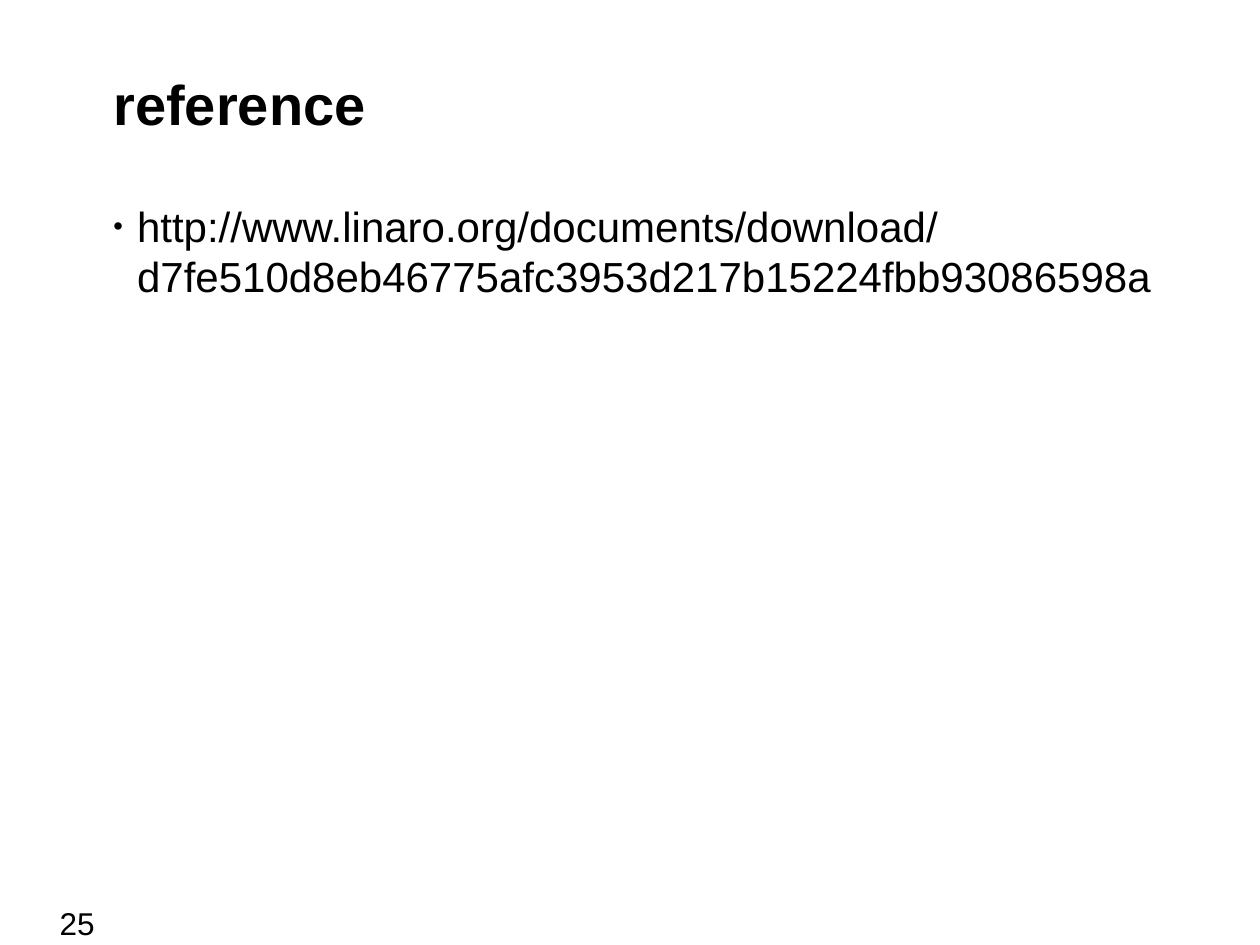
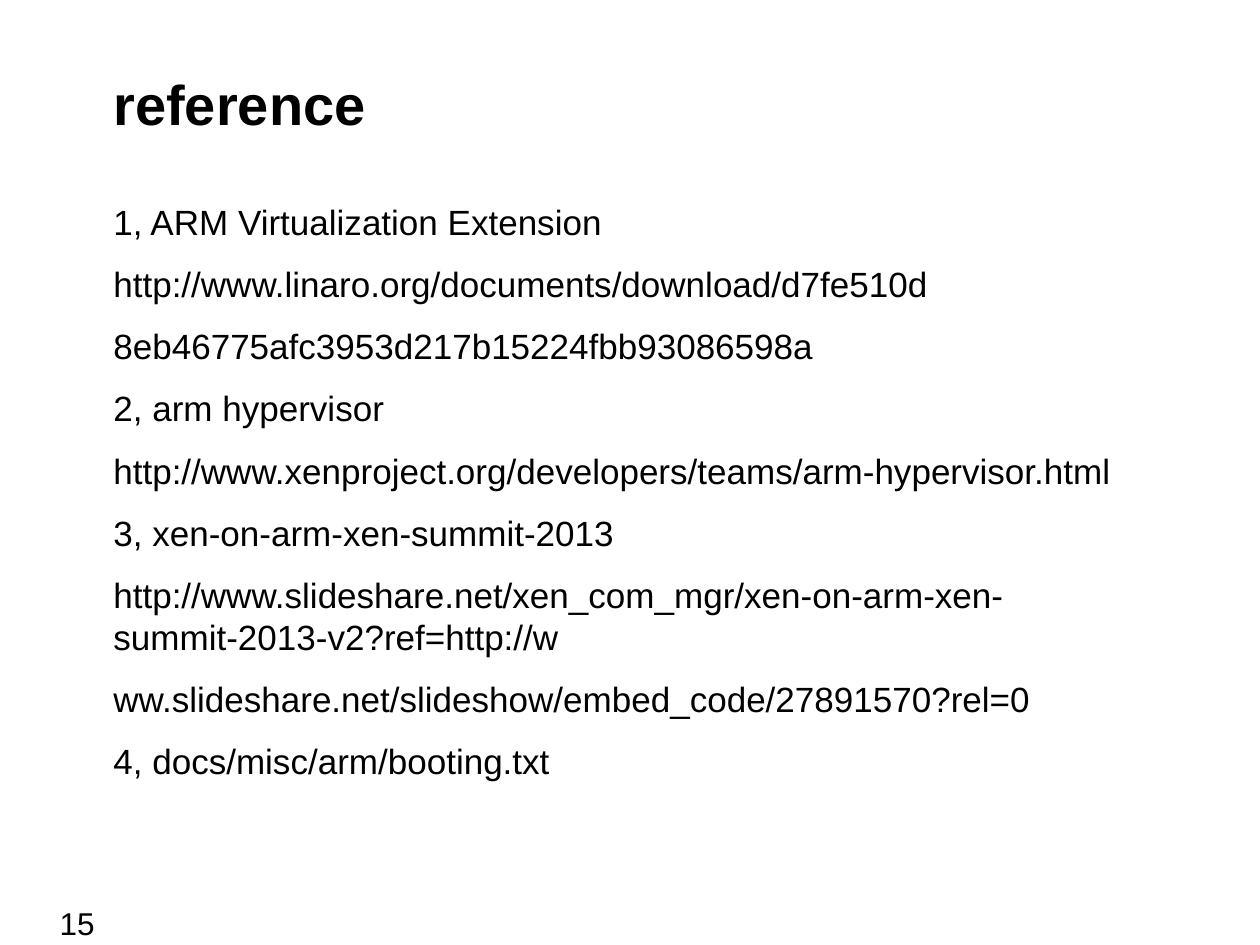
Before and after one commit to bjzhang/open_log, a slide deck: slide 15 of novell/community/ouros/xen_on_cubietruck.odp (slide 25 before the commit). Drawn at 1260x945 pixels with LibreOffice and Linux fonts; fonts in the diff are those of the drawing; background and template pictures are left out. Boxes give left, top, right and bottom in pixels: in the first picture for what was removed or moved away, otherwise in the second. Text is boxed around its words. In the diff, an @@ line names an element or a change of style, - is before the commit and + after.

```diff
--- a/novell/community/ouros/xen_on_cubietruck.odp
+++ b/novell/community/ouros/xen_on_cubietruck.odp
@@ text at [113,209,1110,781]: text changed; size 24 to 20 pt @@
-• http://www.linaro.org/documents/download/d7fe510d8eb46775afc3953d217b15224fbb93086598a
+1, ARM Virtualization Extension
+http://www.linaro.org/documents/download/d7fe510d
+8eb46775afc3953d217b15224fbb93086598a
+2, arm hypervisor
+http://www.xenproject.org/developers/teams/arm-hypervisor.html
+3, xen-on-arm-xen-summit-2013
+http://www.slideshare.net/xen_com_mgr/xen-on-arm-xen-summit-2013-v2?ref=http://w
+ww.slideshare.net/slideshow/embed_code/27891570?rel=0
+4, docs/misc/arm/booting.txt
@@ page number at [60,913,95,936]: text changed @@
-25
+15
```
Also in this commit, not shown: 7 other slides changed, 1 slide added, 11 slides removed, 3 other files.
